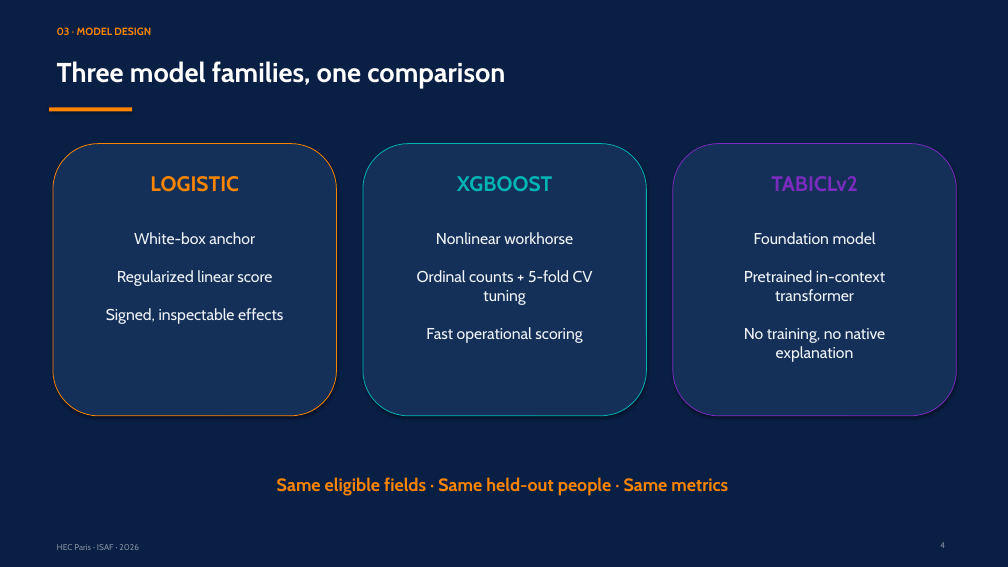
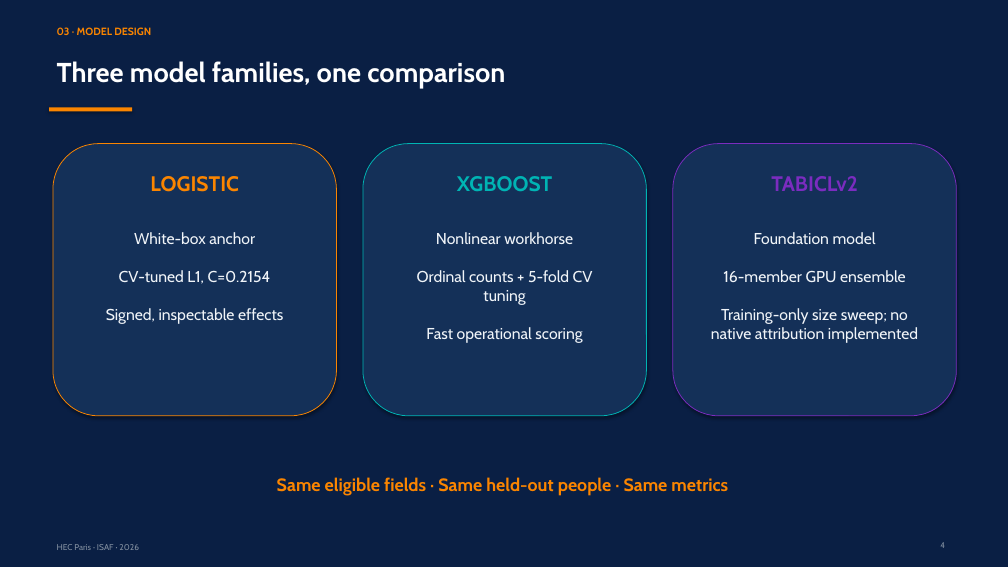
Before and after one commit to RyanBalech/recidivism-forecasting-analysis, a slide deck: slide 4 of reports/ISAF_Recidivism_Presentation.pptx. Drawn at 1008x567 pixels with LibreOffice and Linux fonts; fonts in the diff are those of the drawing. Boxes give left, top, right and bottom in pixels: in the first picture for what was removed or moved away, otherwise in the second. Text is boxed around its words. In the diff, an @@ line names an element or a change of style, - is before the commit and + after.

Commit message:
Regenerate audited results with 16-member GPU ensemble

```diff
--- a/reports/ISAF_Recidivism_Presentation.pptx
+++ b/reports/ISAF_Recidivism_Presentation.pptx
@@ text at box(106, 232, 283, 324): text changed @@
-White-box anchor
-Regularized linear score
-Signed, inspectable effects
+White-box anchor
+CV-tuned L1, C=0.2154
+Signed, inspectable effects
@@ text at box(711, 232, 918, 343): text changed @@
-Foundation model
-Pretrained in-context transformer
-No training, no native explanation
+Foundation model
+16-member GPU ensemble
+Training-only size sweep; no native attribution implemented
```
Also in this commit, not shown: 12 other slides changed, 48 other files.
